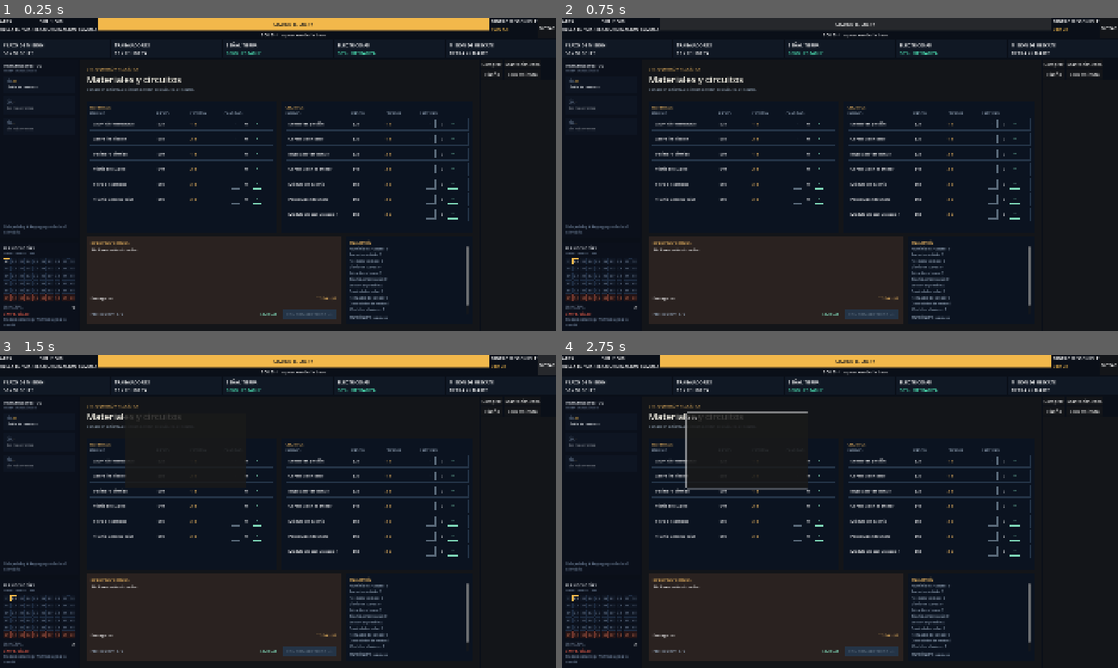
Above: before the commit, frames 1-4 (two rows, left to right).
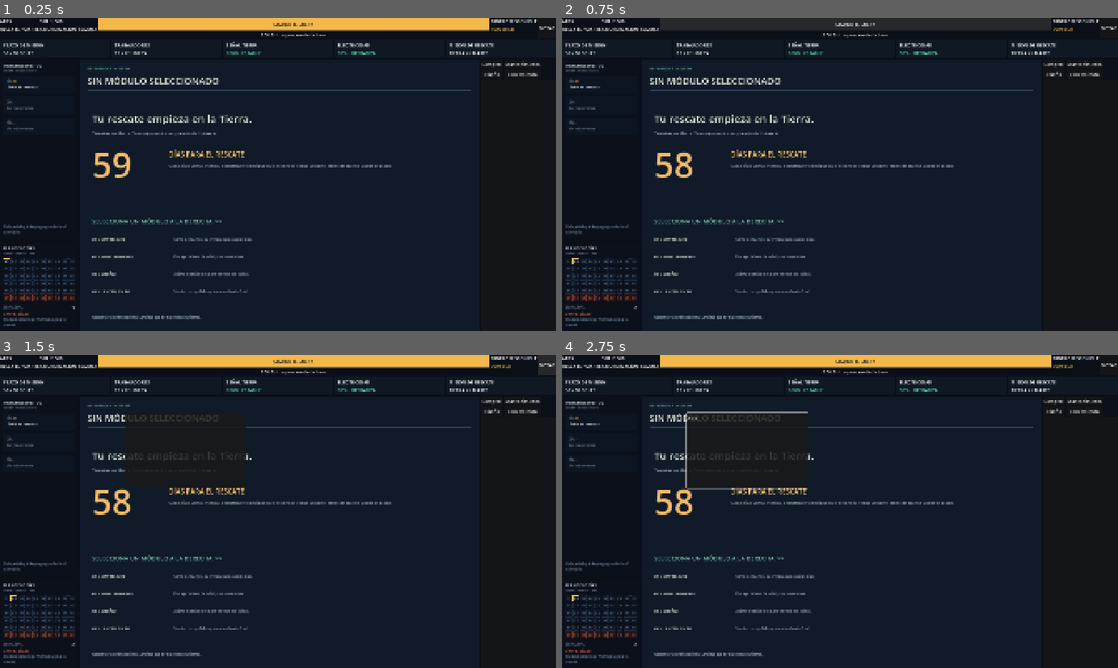
Above: after the commit, the same moments.

Repository: Limoncito1264/los-peculiares
Game: Godot game, scene res://scenes/cockpit_main.tscn
The game is run twice, just before and just after one commit, with the same random seed, the same clock (stepped at 60 frames per second) and the same inputs.
Inputs (mouse positions are in pixels of both pictures, inside the frame that each line leads up to):
- Up to frame 1 (0.25 s): no input
- Up to frame 2 (0.75 s): click "SIGUIENTE SOL >>" at 0.5 s
- Up to frame 3 (1.5 s): click "NOTAS" at 1.25 s
- Up to frame 4 (2.75 s): click (745, 452) at 2.02 s; type "Alex" at 2.1 s

The runs differ from the first frame. In frame 1, 18% of the frame differs, in the area x 15-93%, y 3-98%; in frame 2, 18%, in the area x 15-92%, y 3-98%; in frame 3, 17%; in frame 4, 17%.

Commit message:
minor chenges

Diff:
--- a/autoload/GameManager.gd
+++ b/autoload/GameManager.gd
@@ -15,7 +15,7 @@
 var blackout_days_left: int = 0
 
 # --- Administración de Recursos y Subordinados ---
-var budget: int = 1000
+var budget: int = 100000
 var staff_count: int = 12
 var crew_efficiency: float = 1.0
 var build_progress: float = 0.0
@@ -35,15 +35,16 @@
 
 const FLIGHT_DAYS: int = 8
 
+# Claves = ids de res://data/shop_catalog.gd (lo que llega a inventory al recibir un pedido).
 const MATERIAL_INFO := {
-	"aluminio":   ["Aluminio 6061", "kg"],
-	"titanio":    ["Titanio Ti-6Al", "kg"],
-	"acero":      ["Acero inoxidable", "kg"],
-	"fibra":      ["Fibra de carbono", "kg"],
-	"c_guiado":   ["Circuito de guiado", "u"],
-	"c_potencia": ["Módulo de potencia", "u"],
-	"c_enlace":   ["Módulo de enlace", "u"],
-	"c_termico":  ["Sensor térmico", "u"],
+	"aluminio":   ["Aluminio estructural", "kg"],
+	"acero":      ["Acero inoxidable",     "kg"],
+	"titanio":    ["Titanio aeroespacial", "kg"],
+	"fibra_c":    ["Fibra de carbono",     "kg"],
+	"c_guiado":   ["Circuito de guiado",   "u"],
+	"c_potencia": ["Módulo de potencia",   "u"],
+	"c_enlace":   ["Módulo de enlace",     "u"],
+	"c_termico":  ["Sensor térmico",       "u"],
 }
 
 const ROCKET_PARTS := [
@@ -57,14 +58,11 @@
 		"recipe": {"acero": 30, "c_termico": 1}, "work": 24,
 		"fault": "no hay reserva de combustible"},
 	{"id": "guiado", "name": "Sistema de guiado",
-		"recipe": {"fibra": 10, "c_enlace": 2}, "work": 18,
+		"recipe": {"fibra_c": 10, "c_enlace": 2}, "work": 18,
 		"fault": "navegación sin configurar"},
 ]
 
-var inventory: Dictionary = {
-	"aluminio": 0, "titanio": 0, "acero": 0, "fibra": 0,
-	"c_guiado": 0, "c_potencia": 0, "c_enlace": 0, "c_termico": 0,
-}
+var inventory: Dictionary = {}   # lo llena _init_shop_state() con los ids del catálogo
 var part_state: Array[int] = [0, 0, 0, 0]
 var part_workers: Array[int] = [0, 0, 0, 0]
 var part_days_left: Array[float] = [0.0, 0.0, 0.0, 0.0]
@@ -225,6 +223,20 @@
 	Events.part_state_changed.emit(index)
 	Events.resources_updated.emit()
 	state_changed.emit()
+	return ""
+
+
+# Motivo por el que la fabricación en curso no avanza (o avanza más lento). "" = avanza normal.
+func fabrication_block_reason() -> String:
+	if tiene_falla("earth_crane"):
+		return "Grúa de ensamblaje averiada: la construcción está detenida. Repárala en Mantenimiento."
+	var sueldos := int(staff_count * 5)
+	if budget < sueldos:
+		return "Sin dinero para pagar al personal (%d CR por sol): la fabricación está detenida." % sueldos
+	if not signal_active:
+		return "Sin señal: el personal trabaja al 40%."
+	if tiene_falla("earth_burnout"):
+		return "Personal agotado: la fabricación avanza a la mitad de velocidad."
 	return ""
 
 
--- a/data/shop_catalog.gd
+++ b/data/shop_catalog.gd
@@ -18,24 +18,12 @@
 	{"id": "titanio",    "nombre": "Titanio aeroespacial", "precio": 65},
 ]
 
+# Circuitos que piden las recetas de Diseño (GameManager.ROCKET_PARTS). Si cambias una receta, cambia aquí también.
 const _CIRCUITS := [
-	{"id": "sensor",     "nombre": "Sensor de presión",     "precio": 25},
-	{"id": "panel_sol",  "nombre": "Controlador solar",     "precio": 30},
-	{"id": "regulador",  "nombre": "Regulador de voltaje",  "precio": 35},
-	{"id": "motor_ctl",  "nombre": "Controlador de motor",  "precio": 45},
-	{"id": "bateria",    "nombre": "Módulo de batería",     "precio": 55},
-	{"id": "procesador", "nombre": "Procesador de vuelo",   "precio": 60},
-	{"id": "comms",      "nombre": "Módulo de comunicación","precio": 65},
-]
-
-# Recetas de cohete (placeholder: ajusta a tu documento). Aún no las usa la UI.
-const ROCKET_RECIPES := [
-	{"id": "r1", "nombre": "Cohete Explorador I",   "requiere": {"aluminio": 4, "sensor": 2}},
-	{"id": "r2", "nombre": "Cohete Explorador II",  "requiere": {"acero": 4, "regulador": 2}},
-	{"id": "r3", "nombre": "Cohete Carguero",       "requiere": {"fibra_c": 3, "motor_ctl": 2}},
-	{"id": "r4", "nombre": "Cohete Orbital",        "requiere": {"titanio": 3, "procesador": 1}},
-	{"id": "r5", "nombre": "Cohete de Rescate",     "requiere": {"titanio": 4, "comms": 2, "bateria": 2}},
-	{"id": "r6", "nombre": "Cohete de Retorno",     "requiere": {"titanio": 6, "procesador": 2, "comms": 2}},
+	{"id": "c_termico",  "nombre": "Sensor térmico",        "precio": 25},
+	{"id": "c_potencia", "nombre": "Módulo de potencia",    "precio": 45},
+	{"id": "c_guiado",   "nombre": "Circuito de guiado",    "precio": 60},
+	{"id": "c_enlace",   "nombre": "Módulo de enlace",      "precio": 65},
 ]
 
 # Suministros de seguridad (se compran de 1 en 1)
--- a/scenes/cockpit_main.gd
+++ b/scenes/cockpit_main.gd
@@ -19,12 +19,14 @@
 @onready var btn_lanzamiento: Button = $VBoxPrincipal/CuerpoMonitor/PanelDerecho/BotonesMenu/BtnLanzamiento
 
 const RUTAS_MENU := {
+	"inicio": "res://scenes/tab_inicio.tscn",
 	"comprar": "res://scenes/tab_materials.tscn",
 	"mantenimiento": "res://scenes/tab_maintenance.tscn",
 	"diseno": "res://scenes/tab_design.tscn",
 	"lanzamiento": "res://scenes/tab_launch.tscn",
 }
 const TITULOS_MENU := {
+	"inicio": "Inicio",
 	"comprar": "Comprar",
 	"mantenimiento": "Mantenimiento",
 	"diseno": "Diseño",
@@ -58,7 +60,7 @@
 
 	_actualizar_header()
 	_actualizar_senal(GameManager.signal_active)
-	cambiar_menu("comprar")
+	cambiar_menu("inicio")   # Figma 00 · Plantilla base: sin módulo seleccionado
 
 
 func cambiar_menu(clave: String) -> void:
--- /dev/null
+++ b/scenes/launch_slingshot.tscn
@@ -0,0 +1,12 @@
+[gd_scene format=3 uid="uid://dwpgnvwenp2vi"]
+
+[ext_resource type="Script" path="res://scenes/launch_slingshot.gd" id="1_sling"]
+
+[node name="LaunchSlingshot" type="Control" unique_id=2032831703]
+layout_mode = 3
+anchors_preset = 15
+anchor_right = 1.0
+anchor_bottom = 1.0
+grow_horizontal = 2
+grow_vertical = 2
+script = ExtResource("1_sling")
--- a/scenes/tab_design.gd
+++ b/scenes/tab_design.gd
@@ -376,3 +376,11 @@
 	elif pending:
 		_lbl_status.text = "Insumos listos. Asigna trabajadores e inicia la fabricación."
 		_lbl_status.add_theme_color_override("font_color", AresUI.TEAL)
+	elif st == GameManager.PartState.IN_PROGRESS:
+		var motivo: String = GameManager.fabrication_block_reason()
+		if motivo != "":
+			_lbl_status.text = motivo
+			_lbl_status.add_theme_color_override("font_color", AresUI.AMBER)
+		else:
+			_lbl_status.text = "Fabricando. Avanza un sol para que los trabajadores progresen."
+			_lbl_status.add_theme_color_override("font_color", AresUI.TEAL)
--- /dev/null
+++ b/scenes/tab_inicio.gd
@@ -0,0 +1,137 @@
+extends Control
+## res://scenes/tab_inicio.gd
+## Figma 00 · Plantilla base / Sin módulo seleccionado (nodo 8:10375).
+## Es el contenido de ContenedorCentral al entrar al juego, antes de elegir un módulo.
+
+var _lbl_dias: Label
+
+
+func _ready() -> void:
+	set_anchors_and_offsets_preset(Control.PRESET_FULL_RECT)
+	_build()
+	_refresh()
+	Events.resources_updated.connect(_refresh)
+	Events.sol_advanced.connect(_on_sol_advanced)
+
+
+func _build() -> void:
+	var bg := Panel.new()
+	bg.set_anchors_and_offsets_preset(Control.PRESET_FULL_RECT)
+	bg.add_theme_stylebox_override("panel", AresUI.box(AresUI.BG_PANEL, AresUI.BORDER))
+	add_child(bg)
+
+	var scroll := ScrollContainer.new()
+	scroll.set_anchors_and_offsets_preset(Control.PRESET_FULL_RECT)
+	scroll.horizontal_scroll_mode = ScrollContainer.SCROLL_MODE_DISABLED
+	add_child(scroll)
+
+	var margin := MarginContainer.new()
+	margin.size_flags_horizontal = Control.SIZE_EXPAND_FILL
+	margin.add_theme_constant_override("margin_left", 27)
+	margin.add_theme_constant_override("margin_right", 27)
+	margin.add_theme_constant_override("margin_top", 23)
+	margin.add_theme_constant_override("margin_bottom", 24)
+	scroll.add_child(margin)
+
+	var col := VBoxContainer.new()
+	col.add_theme_constant_override("separation", 10)
+	margin.add_child(col)
+
+	# --- Cabecera ---
+	col.add_child(AresUI.label("00 / CONSOLA EN ESPERA", 12, AresUI.TEAL))
+	col.add_child(AresUI.label("SIN MÓDULO SELECCIONADO", 32, AresUI.TEXT, true))
+	col.add_child(AresUI.hline())
+
+	var gap_top := Control.new()
+	gap_top.custom_minimum_size = Vector2(0, 52)
+	gap_top.mouse_filter = Control.MOUSE_FILTER_IGNORE
+	col.add_child(gap_top)
+
+	# --- Bloque principal (sangría de 16 px, como en Figma) ---
+	var inner_margin := MarginContainer.new()
+	inner_margin.add_theme_constant_override("margin_left", 16)
+	inner_margin.add_theme_constant_override("margin_right", 16)
+	col.add_child(inner_margin)
+
+	var inner := VBoxContainer.new()
+	inner.add_theme_constant_override("separation", 14)
+	inner_margin.add_child(inner)
+
+	var hero := AresUI.label("Tu rescate empieza en la Tierra.", 36, AresUI.TEXT, true)
+	hero.autowrap_mode = TextServer.AUTOWRAP_WORD_SMART
+	inner.add_child(hero)
+	inner.add_child(AresUI.wrapped("Tú estás en Marte. Tu equipo está a un planeta de distancia.", 15, AresUI.MUTED))
+
+	var food_row := HBoxContainer.new()
+	food_row.add_theme_constant_override("separation", 0)
+	inner.add_child(food_row)
+
+	_lbl_dias = AresUI.label("60", 120, AresUI.AMBER, true)
+	_lbl_dias.custom_minimum_size = Vector2(265, 0)
+	food_row.add_child(_lbl_dias)
+
+	var food_text := VBoxContainer.new()
+	food_text.size_flags_horizontal = Control.SIZE_EXPAND_FILL
+	food_text.add_theme_constant_override("separation", 10)
+	food_row.add_child(food_text)
+	var food_gap := Control.new()
+	food_gap.custom_minimum_size = Vector2(0, 22)
+	food_gap.mouse_filter = Control.MOUSE_FILTER_IGNORE
+	food_text.add_child(food_gap)
+	food_text.add_child(AresUI.label("DÍAS PARA EL RESCATE", 24, AresUI.AMBER, true))
+	food_text.add_child(AresUI.wrapped(
+		"Cada día cuenta. Planea, construye y consigue que el cohete llegue a Marte antes de que se acabe el plazo.",
+		15, AresUI.MUTED))
+
+	var gap_mid := Control.new()
+	gap_mid.custom_minimum_size = Vector2(0, 28)
+	gap_mid.mouse_filter = Control.MOUSE_FILTER_IGNORE
+	inner.add_child(gap_mid)
+	inner.add_child(AresUI.hline())
+
+	var gap_sel := Control.new()
+	gap_sel.custom_minimum_size = Vector2(0, 14)
+	gap_sel.mouse_filter = Control.MOUSE_FILTER_IGNORE
+	inner.add_child(gap_sel)
+	inner.add_child(AresUI.label("SELECCIONA UN MÓDULO A LA DERECHA  >>", 21, AresUI.TEAL, true))
+
+	var gap_list := Control.new()
+	gap_list.custom_minimum_size = Vector2(0, 10)
+	gap_list.mouse_filter = Control.MOUSE_FILTER_IGNORE
+	inner.add_child(gap_list)
+
+	_add_module(inner, "01 / MATERIALES", "Compra insumos. Su entrega tarda varios días.")
+	_add_module(inner, "02 / MANTENIMIENTO", "Protege la base, la señal y los suministros.")
+	_add_module(inner, "03 / DISEÑO", "Asigna trabajadores para fabricar cada pieza.")
+	_add_module(inner, "04 / LANZAMIENTO", "Simula, corrige fallos y ejecuta el vuelo final.")
+
+	var gap_end := Control.new()
+	gap_end.custom_minimum_size = Vector2(0, 18)
+	gap_end.mouse_filter = Control.MOUSE_FILTER_IGNORE
+	inner.add_child(gap_end)
+	inner.add_child(AresUI.wrapped(
+		"OBJETIVO / Coordina la Tierra. Consigue que el rescate llegue a tiempo.", 11, AresUI.MUTED))
+
+
+func _add_module(parent: Control, titulo: String, desc: String) -> void:
+	var row := HBoxContainer.new()
+	row.add_theme_constant_override("separation", 0)
+	var name_l := AresUI.label(titulo, 14, AresUI.TEXT, true)
+	name_l.custom_minimum_size = Vector2(282, 0)
+	row.add_child(name_l)
+	var desc_l := AresUI.wrapped(desc, 12, AresUI.MUTED)
+	row.add_child(desc_l)
+	parent.add_child(row)
+	var sep := Control.new()
+	sep.custom_minimum_size = Vector2(0, 12)
+	sep.mouse_filter = Control.MOUSE_FILTER_IGNORE
+	parent.add_child(sep)
+
+
+func _on_sol_advanced(_sol: int) -> void:
+	_refresh()
+
+
+func _refresh() -> void:
+	var dias: int = maxi(0, GameManager.MAX_SOLS - GameManager.current_sol)   # igual que la tarjeta PLAZO del header
+	_lbl_dias.text = str(dias)
--- /dev/null
+++ b/scenes/tab_inicio.tscn
@@ -0,0 +1,12 @@
+[gd_scene load_steps=2 format=3]
+
+[ext_resource type="Script" path="res://scenes/tab_inicio.gd" id="1_inicio"]
+
+[node name="TabInicio" type="Control"]
+layout_mode = 3
+anchors_preset = 15
+anchor_right = 1.0
+anchor_bottom = 1.0
+grow_horizontal = 2
+grow_vertical = 2
+script = ExtResource("1_inicio")
Not shown, added: scenes/tab_inicio.gd.uid
